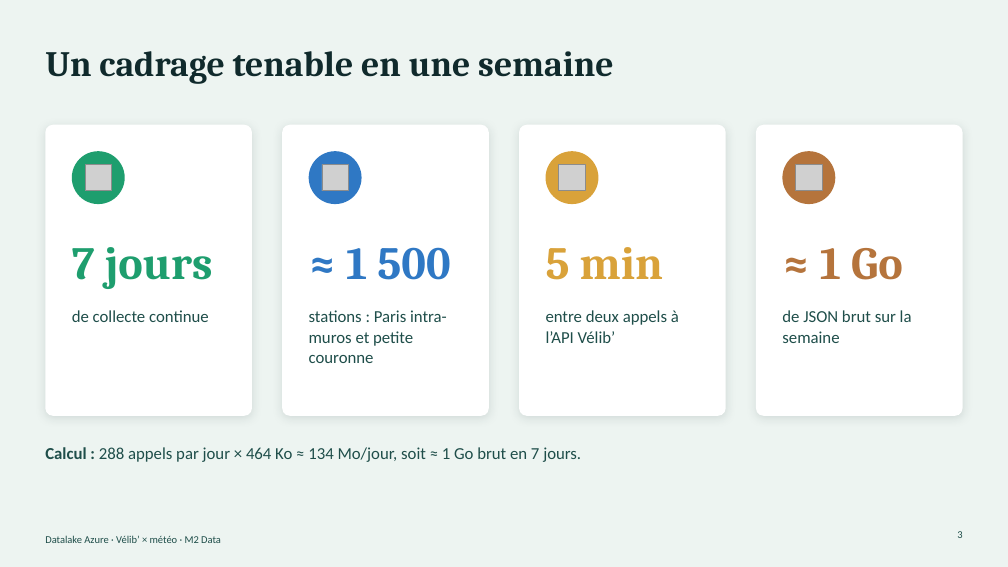
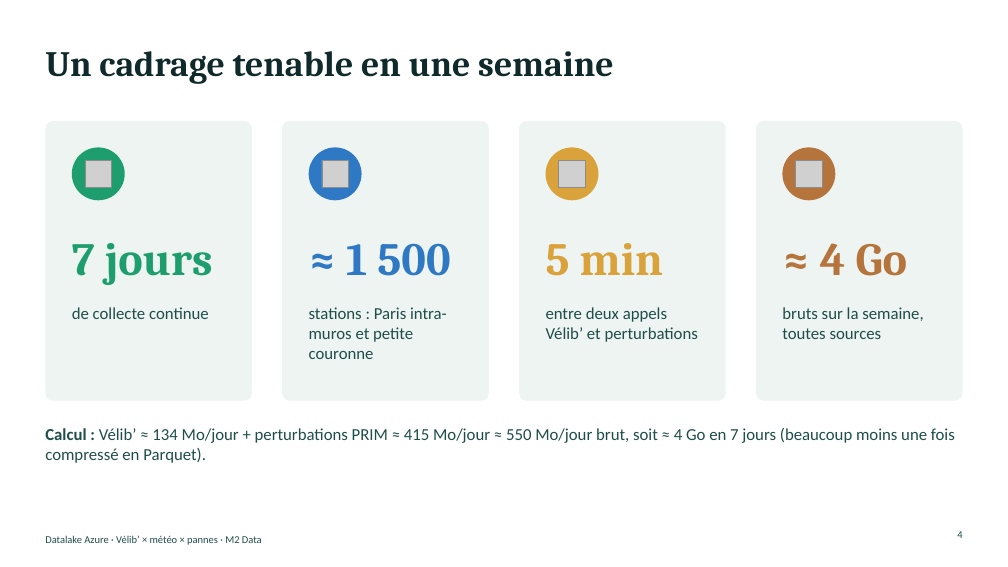
Before and after one commit to developpeur239/data-engineering-journey, a slide deck: slide 4 of fiche_sujet_velib_meteo.pptx (slide 3 before the commit). Drawn at 1008x567 pixels with LibreOffice and Linux fonts; fonts in the diff are those of the drawing; grey boxes stand for pictures. Boxes give left, top, right and bottom in pixels: in the first picture for what was removed or moved away, otherwise in the second. Text is boxed around its words. In the diff, an @@ line names an element or a change of style, - is before the commit and + after.

```diff
--- a/fiche_sujet_velib_meteo.pptx
+++ b/fiche_sujet_velib_meteo.pptx
@@ background #EDF4F1 to #FFFFFF @@
@@ rounded rectangle: place and size @@
-rounded rectangle at (45, 125, 252, 416)
+rounded rectangle at (45, 121, 252, 401)
@@ rounded rectangle: place and size @@
-rounded rectangle at (282, 125, 488, 416)
+rounded rectangle at (282, 121, 488, 401)
@@ rounded rectangle: place and size @@
-rounded rectangle at (520, 125, 726, 416)
+rounded rectangle at (520, 121, 726, 401)
@@ fill #FFFFFF to #EDF4F1; shadow off in 4 elements at (45, 121, 252, 401), (282, 121, 488, 401), (520, 121, 726, 401), (756, 121, 963, 401) @@
@@ rounded rectangle: place and size @@
-rounded rectangle at (756, 125, 963, 416)
+rounded rectangle at (756, 121, 963, 401)
@@ 4 pictures, 4 texts, 4 ellipses: place and size @@
-4 pictures, 4 texts, 4 ellipses at (72, 151, 836, 363)
+4 pictures, 4 texts, 4 ellipses at (72, 147, 836, 359)
@@ text at (820, 243, 908, 276): text changed @@
-≈ 1 Go
+≈ 4 Go
@@ text at (546, 307, 698, 342): text changed @@
-entre deux appels à l’API Vélib’
+entre deux appels Vélib’ et perturbations
@@ text at (782, 307, 923, 339): text changed @@
-de JSON brut sur la semaine
+bruts sur la semaine, toutes sources
@@ text at (45, 428, 955, 463): text changed @@
-Calcul : 288 appels par jour × 464 Ko ≈ 134 Mo/jour, soit ≈ 1 Go brut en 7 jours.
+Calcul : Vélib’ ≈ 134 Mo/jour + perturbations PRIM ≈ 415 Mo/jour ≈ 550 Mo/jour brut, soit ≈ 4 Go en 7 jours (beaucoup moins une fois compressé en Parquet).
@@ text at (45, 535, 262, 545): text changed @@
-Datalake Azure · Vélib’ × météo · M2 Data
+Datalake Azure · Vélib’ × météo × pannes · M2 Data
@@ page number at (957, 531, 962, 538): text changed @@
-3
+4
```
Also in this commit, not shown: 11 other slides changed, 6 slides added, 1 slide removed.
